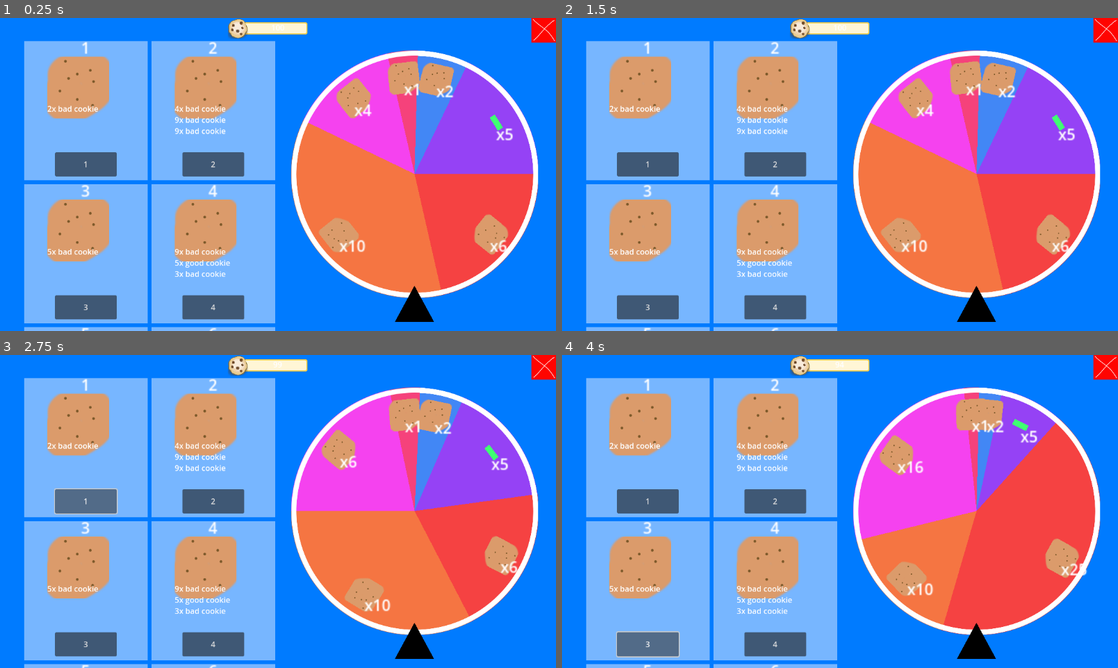
Above: before the commit, frames 1-4 (two rows, left to right).
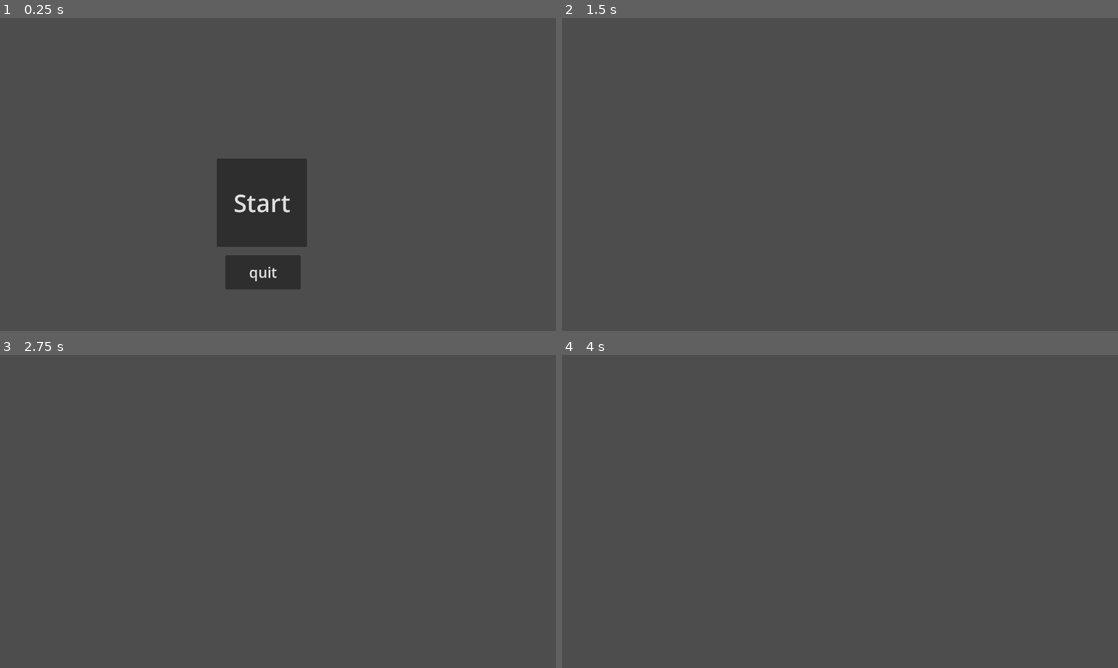
Above: after the commit, the same moments.

Repository: hypercube143/risk-it-for-the-biscuit
Game: Godot game, scene res://scenes/main_menu.tscn
Two runs of this game, one before a commit and one after it. Both use one fixed random seed, a clock stepped at 60 frames per second and the inputs below. Before the commit the project starts from res://scenes/shopgui.tscn.
Inputs (mouse positions are in pixels of both pictures, inside the frame that each line leads up to):
- Up to frame 1 (0.25 s): no input
- Up to frame 2 (1.5 s): click (823, 202) at 0.5 s, where only the run after the commit has a clickable "Start"; click (1079, 43) at 1.25 s, where only the run after the commit has a clickable "SHOP"
- Up to frame 3 (2.75 s): click (83, 502) at 2 s, where only the run before the commit has a clickable "1"
- Up to frame 4 (4 s): click (773, 502) at 2.75 s, where only the run before the commit has a clickable "2"; click (645, 642) at 3.5 s, where only the run before the commit has a clickable "3"

The runs differ from the first frame. In frame 1, 100% of the frame differs, in the area x 0-100%, y 0-100%; in frame 2, 100%; in frame 3, 100%; in frame 4, 100%.
Error after the commit: Attempt to call function 'instantiate' in base 'null instance' on a null instance. (res://scripts/controller.gd:15)

Commit message:
shop button static position but not functional

Diff:
--- a/project.godot
+++ b/project.godot
@@ -11,17 +11,45 @@
 [application]
 
 config/name="risk it for the biscuit"
-run/main_scene="uid://0enlguqfts5p"
+run/main_scene="uid://quodagbu6hqk"
 config/features=PackedStringArray("4.4", "GL Compatibility")
 
 [autoload]
 
 Global="*res://scripts/global.gd"
+Controller="*res://scenes/controller.tscn"
 
 [display]
 
 window/stretch/mode="viewport"
 
+[input]
+
+escape={
+"deadzone": 0.2,
+"events": [Object(InputEventKey,"resource_local_to_scene":false,"resource_name":"","device":-1,"window_id":0,"alt_pressed":false,"shift_pressed":false,"ctrl_pressed":false,"meta_pressed":false,"pressed":false,"keycode":0,"physical_keycode":4194305,"key_label":0,"unicode":0,"location":0,"echo":false,"script":null)
+]
+}
+left={
+"deadzone": 0.2,
+"events": [Object(InputEventKey,"resource_local_to_scene":false,"resource_name":"","device":-1,"window_id":0,"alt_pressed":false,"shift_pressed":false,"ctrl_pressed":false,"meta_pressed":false,"pressed":false,"keycode":0,"physical_keycode":4194319,"key_label":0,"unicode":0,"location":0,"echo":false,"script":null)
+, Object(InputEventKey,"resource_local_to_scene":false,"resource_name":"","device":-1,"window_id":0,"alt_pressed":false,"shift_pressed":false,"ctrl_pressed":false,"meta_pressed":false,"pressed":false,"keycode":0,"physical_keycode":65,"key_label":0,"unicode":97,"location":0,"echo":false,"script":null)
+]
+}
+right={
+"deadzone": 0.2,
+"events": [Object(InputEventKey,"resource_local_to_scene":false,"resource_name":"","device":-1,"window_id":0,"alt_pressed":false,"shift_pressed":false,"ctrl_pressed":false,"meta_pressed":false,"pressed":false,"keycode":0,"physical_keycode":4194321,"key_label":0,"unicode":0,"location":0,"echo":false,"script":null)
+, Object(InputEventKey,"resource_local_to_scene":false,"resource_name":"","device":-1,"window_id":0,"alt_pressed":false,"shift_pressed":false,"ctrl_pressed":false,"meta_pressed":false,"pressed":false,"keycode":0,"physical_keycode":68,"key_label":0,"unicode":100,"location":0,"echo":false,"script":null)
+]
+}
+jump={
+"deadzone": 0.2,
+"events": [Object(InputEventKey,"resource_local_to_scene":false,"resource_name":"","device":-1,"window_id":0,"alt_pressed":false,"shift_pressed":false,"ctrl_pressed":false,"meta_pressed":false,"pressed":false,"keycode":0,"physical_keycode":4194320,"key_label":0,"unicode":0,"location":0,"echo":false,"script":null)
+, Object(InputEventKey,"resource_local_to_scene":false,"resource_name":"","device":-1,"window_id":0,"alt_pressed":false,"shift_pressed":false,"ctrl_pressed":false,"meta_pressed":false,"pressed":false,"keycode":0,"physical_keycode":87,"key_label":0,"unicode":119,"location":0,"echo":false,"script":null)
+, Object(InputEventKey,"resource_local_to_scene":false,"resource_name":"","device":-1,"window_id":0,"alt_pressed":false,"shift_pressed":false,"ctrl_pressed":false,"meta_pressed":false,"pressed":false,"keycode":0,"physical_keycode":32,"key_label":0,"unicode":32,"location":0,"echo":false,"script":null)
+]
+}
+
 [rendering]
 
 renderer/rendering_method="gl_compatibility"
--- /dev/null
+++ b/scenes/controller.tscn
@@ -0,0 +1,6 @@
+[gd_scene load_steps=2 format=3 uid="uid://dtfx283dt666c"]
+
+[ext_resource type="Script" uid="uid://dii5nqv2qdjti" path="res://scripts/controller.gd" id="1_60fnl"]
+
+[node name="Controller" type="Node2D"]
+script = ExtResource("1_60fnl")
--- /dev/null
+++ b/scenes/main_menu.tscn
@@ -0,0 +1,29 @@
+[gd_scene load_steps=2 format=3 uid="uid://quodagbu6hqk"]
+
+[ext_resource type="Script" uid="uid://bt4htg5blhwfb" path="res://scripts/main_menu.gd" id="1_l6cm7"]
+
+[node name="Main Menu" type="Control"]
+layout_mode = 3
+anchors_preset = 0
+script = ExtResource("1_l6cm7")
+
+[node name="StartButton" type="Button" parent="."]
+layout_mode = 0
+offset_left = 449.0
+offset_top = 291.0
+offset_right = 636.0
+offset_bottom = 474.0
+theme_override_font_sizes/font_size = 50
+text = "Start"
+
+[node name="QuitButton" type="Button" parent="."]
+layout_mode = 0
+offset_left = 467.0
+offset_top = 491.0
+offset_right = 623.0
+offset_bottom = 562.0
+theme_override_font_sizes/font_size = 30
+text = "quit"
+
+[connection signal="pressed" from="StartButton" to="." method="_on_start_button_pressed"]
+[connection signal="pressed" from="QuitButton" to="." method="_on_quit_button_pressed"]
--- /dev/null
+++ b/scenes/player.tscn
@@ -0,0 +1,17 @@
+[gd_scene load_steps=3 format=3 uid="uid://1q0hmsymuik4"]
+
+[ext_resource type="Script" uid="uid://cw03c3yvn21jf" path="res://scripts/player.gd" id="1_3vyb7"]
+
+[sub_resource type="RectangleShape2D" id="RectangleShape2D_3vyb7"]
+
+[node name="Player" type="Node2D"]
+
+[node name="CharacterBody2D" type="CharacterBody2D" parent="."]
+script = ExtResource("1_3vyb7")
+
+[node name="CollisionShape2D" type="CollisionShape2D" parent="CharacterBody2D"]
+shape = SubResource("RectangleShape2D_3vyb7")
+
+[node name="Camera2D" type="Camera2D" parent="CharacterBody2D"]
+position = Vector2(0, -197)
+position_smoothing_enabled = true
--- /dev/null
+++ b/scenes/player_hud.tscn
@@ -0,0 +1,22 @@
+[gd_scene load_steps=2 format=3 uid="uid://dro6mq8lctw84"]
+
+[ext_resource type="Script" uid="uid://bcb33xd4jtrbh" path="res://scripts/player_hud.gd" id="1_mlvnn"]
+
+[node name="PlayerHUD" type="Control"]
+layout_mode = 3
+anchors_preset = 15
+anchor_right = 1.0
+anchor_bottom = 1.0
+grow_horizontal = 2
+grow_vertical = 2
+script = ExtResource("1_mlvnn")
+
+[node name="Button" type="Button" parent="."]
+offset_left = 998.0
+offset_top = 11.0
+offset_right = 1141.0
+offset_bottom = 88.0
+theme_override_font_sizes/font_size = 50
+text = "SHOP"
+
+[connection signal="pressed" from="Button" to="." method="_on_button_pressed"]
--- a/scenes/roulettewheel.tscn
+++ b/scenes/roulettewheel.tscn
@@ -5,6 +5,7 @@
 
 [node name="roulettewheel" type="Control"]
 layout_mode = 3
+anchors_preset = 0
 offset_right = 512.0
 offset_bottom = 512.0
 pivot_offset = Vector2(256, 256)
--- a/scenes/shopgui.tscn
+++ b/scenes/shopgui.tscn
@@ -65,7 +65,6 @@
 columns = 2
 
 [node name="roulettewheel" parent="." instance=ExtResource("3_ireye")]
-anchors_preset = 0
 offset_left = 859.0
 offset_top = 323.0
 offset_right = 1371.0
--- /dev/null
+++ b/scenes/tutorial.tscn
@@ -0,0 +1,35 @@
+[gd_scene load_steps=6 format=3 uid="uid://c8v2byj1o3qgl"]
+
+[ext_resource type="Script" uid="uid://lrslweu7wrxo" path="res://scripts/tutorial.gd" id="1_c13y7"]
+[ext_resource type="PackedScene" uid="uid://1q0hmsymuik4" path="res://scenes/player.tscn" id="2_8ho6b"]
+[ext_resource type="PackedScene" uid="uid://dro6mq8lctw84" path="res://scenes/player_hud.tscn" id="3_ph3nu"]
+
+[sub_resource type="WorldBoundaryShape2D" id="WorldBoundaryShape2D_8ho6b"]
+
+[sub_resource type="ViewportTexture" id="ViewportTexture_ph3nu"]
+viewport_path = NodePath("SubViewport")
+
+[node name="World" type="Node2D"]
+script = ExtResource("1_c13y7")
+
+[node name="SubViewport" type="SubViewport" parent="."]
+transparent_bg = true
+size = Vector2i(1152, 648)
+
+[node name="Player" parent="SubViewport" instance=ExtResource("2_8ho6b")]
+
+[node name="Tutorial" type="Node" parent="SubViewport"]
+
+[node name="StaticBody2D" type="StaticBody2D" parent="SubViewport/Tutorial"]
+
+[node name="CollisionShape2D" type="CollisionShape2D" parent="SubViewport/Tutorial/StaticBody2D"]
+position = Vector2(542, 578)
+shape = SubResource("WorldBoundaryShape2D_8ho6b")
+
+[node name="TextureRect" type="TextureRect" parent="."]
+offset_right = 1152.0
+offset_bottom = 648.0
+texture = SubResource("ViewportTexture_ph3nu")
+stretch_mode = 5
+
+[node name="Shop" parent="." instance=ExtResource("3_ph3nu")]
--- /dev/null
+++ b/scripts/controller.gd
@@ -0,0 +1,21 @@
+extends Node2D
+
+var current_scene
+
+func _ready() -> void:
+	var root = get_tree().root
+	current_scene = root.get_child(root.get_child_count()-1)
+
+func switch_scene(path):
+	call_deferred("_deferred_switch_scene", path)
+
+func _deferred_switch_scene(path):
+	current_scene.free()
+	var s = load(path)
+	current_scene = s.instantiate()
+	get_tree().root.add_child(current_scene)
+	get_tree().current_scene = current_scene
+
+func _process(_delta: float) -> void:
+	if Input.is_action_just_released('escape'):
+		get_tree().quit()
--- /dev/null
+++ b/scripts/main_menu.gd
@@ -0,0 +1,8 @@
+extends Control
+
+
+func _on_start_button_pressed() -> void:
+	Controller.switch_scene("scenes/tutorial.tscn")
+
+func _on_quit_button_pressed() -> void:
+	get_tree().quit()
--- /dev/null
+++ b/scripts/player.gd
@@ -0,0 +1,25 @@
+extends CharacterBody2D
+
+
+const SPEED = 300.0
+const JUMP_VELOCITY = -400.0
+
+
+func _physics_process(delta: float) -> void:
+	# Add the gravity.
+	if not is_on_floor():
+		velocity += get_gravity() * delta
+
+	# Handle jump.
+	if Input.is_action_just_pressed("jump") and is_on_floor():
+		velocity.y = JUMP_VELOCITY
+
+	# Get the input direction and handle the movement/deceleration.
+	# As good practice, you should replace UI actions with custom gameplay actions.
+	var direction := Input.get_axis("left", "right")
+	if direction:
+		velocity.x = direction * SPEED
+	else:
+		velocity.x = move_toward(velocity.x, 0, SPEED)
+
+	move_and_slide()
--- /dev/null
+++ b/scripts/player_hud.gd
@@ -0,0 +1,6 @@
+extends Control
+
+
+
+func _on_button_pressed() -> void:
+	Controller.switch_scene("scenes/shopgui.tcsn")
--- /dev/null
+++ b/scripts/tutorial.gd
@@ -0,0 +1,4 @@
+extends Node2D
+
+func _ready() -> void:
+	pass
Not shown, added: scripts/controller.gd.uid
Not shown, added: scripts/main_menu.gd.uid
Not shown, added: scripts/player.gd.uid
Not shown, added: scripts/player_hud.gd.uid
Not shown, added: scripts/tutorial.gd.uid
